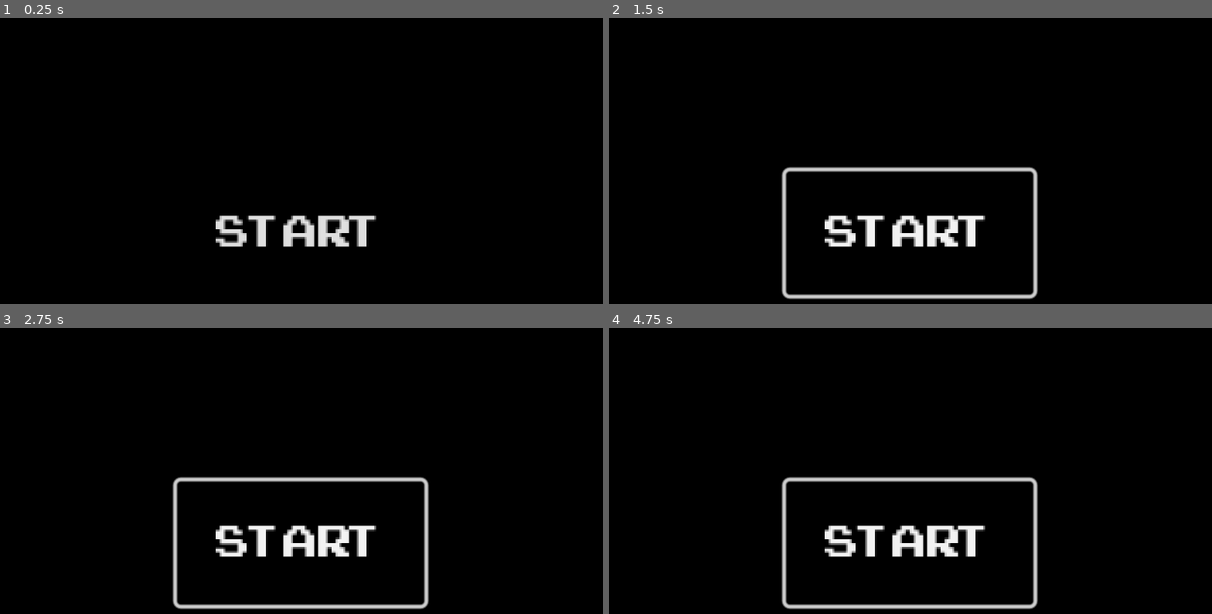
Above: before the commit, frames 1-4 (two rows, left to right).
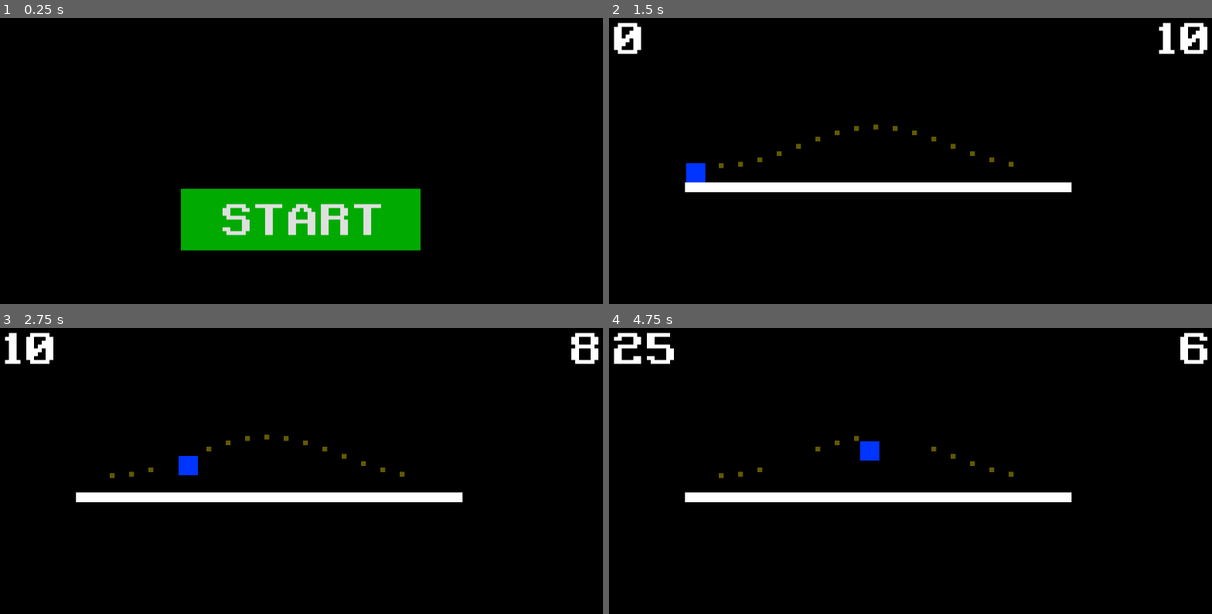
Above: after the commit, the same moments.

Repository: BridenJP/game-manager
Game: Godot game, scene res://game.tscn
Same seed, same stepped clock (60 frames per second), same inputs: the game is played once before the commit and once after it. Before the commit the project starts from res://start_scene.tscn.
Inputs (mouse positions are in pixels of both pictures, inside the frame that each line leads up to):
- Up to frame 1 (0.25 s): no input
- Up to frame 2 (1.5 s): click "START" at 0.5 s; click (910, 232) at 1.25 s, where only the run before the commit has a clickable "START"
- Up to frame 3 (2.75 s): tap Enter (ui_accept) at 2, 2.27 s; hold Right (ui_right) from 2.03 s (still down)
- Up to frame 4 (4.75 s): tap Enter (ui_accept) at 3.02, 4.52 s; release Right (ui_right) at 3.53 s; hold Left (ui_left) 3.53-4.28 s; hold Right (ui_right) from 4.28 s (still down)

The runs differ from the first frame. In frame 1, 8.4% of the frame differs, in the area x 30-70%, y 59-82%; in frame 2, 7.7%; in frame 3, 7.6%; in frame 4, 7.6%.

Commit message:
Using a game manager

Diff:
--- /dev/null
+++ b/game.gd
@@ -0,0 +1,70 @@
+extends Node2D
+
+enum GAME_STATE {Start, Playing, GameOver, Completed}
+
+const MAX_LEVELS: int = 2
+
+var state: GAME_STATE
+var level: int
+var level_node: Node # Our placeholder node where we will put the level scene
+var current_level: Level # The currently loaded level scene
+
+var score: int
+var time_left: int
+
+func _ready() -> void:
+	level_node = $Playing/Level
+	set_state(GAME_STATE.Start)
+
+func set_state(new_state: GAME_STATE) -> void:
+	state = new_state
+	$Overlay/StartScreen.visible = state == GAME_STATE.Start
+	$Overlay/GameOver.visible = state == GAME_STATE.GameOver
+	$Overlay/Completed.visible = state == GAME_STATE.Completed
+	$Playing.visible = state == GAME_STATE.Playing
+	$Playing/HUD.visible = state == GAME_STATE.Playing
+	level_node.visible = state == GAME_STATE.Playing
+
+func _on_start_screen_start_button_pressed() -> void:
+	score = 0
+	goto_level(1)
+	set_state(GAME_STATE.Playing)
+
+func free_level() -> void:
+	if current_level:
+		current_level.queue_free()
+		current_level = null
+
+func goto_level(new_level: int) -> void:
+	free_level()
+
+	level = new_level
+
+	var path: String = "res://levels/level" + str(level) + ".tscn"
+	current_level = load(path).instantiate()
+	current_level.connect("score_changed", _on_score_changed)
+	current_level.connect("level_cleared", _on_level_cleared)
+	level_node.add_child(current_level)
+
+	set_time_left(current_level.get_time_limit())
+	$LevelTimer.start()
+
+func set_time_left(t: int) -> void:
+	time_left = t
+	$Playing/HUD/TimerLabel.text = str(time_left)
+	if time_left <= 0:
+		set_state(GAME_STATE.GameOver)
+
+func _on_score_changed(points: int) -> void:
+	score += points
+	$Playing/HUD.show_score(score)
+
+func _on_level_cleared() -> void:
+	level += 1
+	if level <= MAX_LEVELS:
+		goto_level(level)
+	else:
+		set_state(GAME_STATE.Completed)
+
+func _on_level_timer_timeout() -> void:
+	set_time_left(time_left - 1)
--- /dev/null
+++ b/game.tscn
@@ -0,0 +1,34 @@
+[gd_scene load_steps=6 format=3 uid="uid://do0dfan443a7n"]
+
+[ext_resource type="Script" path="res://game.gd" id="1_72l2q"]
+[ext_resource type="PackedScene" uid="uid://uqn1xtwgqh6s" path="res://hud/hud.tscn" id="1_hodiw"]
+[ext_resource type="PackedScene" uid="uid://bwglkfs3esdoi" path="res://scenes/start_screen.tscn" id="3_dqsb4"]
+[ext_resource type="PackedScene" uid="uid://dgqo0pmoeseie" path="res://scenes/game_over.tscn" id="4_8dg20"]
+[ext_resource type="PackedScene" uid="uid://bq3idxuulvmox" path="res://scenes/completed.tscn" id="5_80hrs"]
+
+[node name="Game" type="Node2D"]
+script = ExtResource("1_72l2q")
+
+[node name="Bg" type="ColorRect" parent="."]
+offset_right = 1280.0
+offset_bottom = 960.0
+color = Color(0, 0, 0, 1)
+
+[node name="Playing" type="Node2D" parent="."]
+
+[node name="HUD" parent="Playing" instance=ExtResource("1_hodiw")]
+
+[node name="Level" type="Node2D" parent="Playing"]
+
+[node name="Overlay" type="Node2D" parent="."]
+
+[node name="StartScreen" parent="Overlay" instance=ExtResource("3_dqsb4")]
+
+[node name="GameOver" parent="Overlay" instance=ExtResource("4_8dg20")]
+
+[node name="Completed" parent="Overlay" instance=ExtResource("5_80hrs")]
+
+[node name="LevelTimer" type="Timer" parent="."]
+
+[connection signal="start_button_pressed" from="Overlay/StartScreen" to="." method="_on_start_screen_start_button_pressed"]
+[connection signal="timeout" from="LevelTimer" to="." method="_on_level_timer_timeout"]
--- /dev/null
+++ b/hud/hud.gd
@@ -0,0 +1,4 @@
+extends CanvasLayer
+
+func show_score(score: int) -> void:
+	$ScoreLabel.text = str(score)
--- /dev/null
+++ b/hud/hud.tscn
@@ -0,0 +1,30 @@
+[gd_scene load_steps=3 format=3 uid="uid://uqn1xtwgqh6s"]
+
+[ext_resource type="Script" path="res://hud/hud.gd" id="1_fa7la"]
+[ext_resource type="Theme" uid="uid://d882fr23msvy" path="res://themes/font_theme.tres" id="1_l6epy"]
+
+[node name="HUD" type="CanvasLayer"]
+script = ExtResource("1_fa7la")
+
+[node name="ScoreLabel" type="Label" parent="."]
+texture_filter = 3
+offset_left = 20.0
+offset_top = 20.0
+offset_right = 60.0
+offset_bottom = 43.0
+theme = ExtResource("1_l6epy")
+text = "0"
+
+[node name="TimerLabel" type="Label" parent="."]
+texture_filter = 3
+anchors_preset = 1
+anchor_left = 1.0
+anchor_right = 1.0
+offset_left = -88.0
+offset_top = 20.0
+offset_right = -20.0
+offset_bottom = 132.0
+grow_horizontal = 0
+theme = ExtResource("1_l6epy")
+text = "0"
+horizontal_alignment = 2
--- a/items/collectible.gd
+++ b/items/collectible.gd
@@ -1,7 +1,11 @@
 extends Area2D
+class_name Collectible
 
-signal collected(value)
+signal collected(points: int)
 
-func _on_body_entered(body):
-	emit_signal("collected", 5)
+func get_value() -> int:
+	return 1
+
+func _on_body_entered(body) -> void:
+	emit_signal("collected", get_value())
 	$AnimationPlayer.play("pickup")
--- a/items/collectible.tscn
+++ b/items/collectible.tscn
@@ -5,6 +5,45 @@
 
 [sub_resource type="RectangleShape2D" id="RectangleShape2D_wqh2u"]
 size = Vector2(10, 10)
+
+[sub_resource type="Animation" id="Animation_erw3n"]
+length = 0.001
+tracks/0/type = "value"
+tracks/0/imported = false
+tracks/0/enabled = true
+tracks/0/path = NodePath("ColorRect:visible")
+tracks/0/interp = 1
+tracks/0/loop_wrap = true
+tracks/0/keys = {
+"times": PackedFloat32Array(0),
+"transitions": PackedFloat32Array(1),
+"update": 1,
+"values": [true]
+}
+tracks/1/type = "value"
+tracks/1/imported = false
+tracks/1/enabled = true
+tracks/1/path = NodePath("CollisionShape2D:disabled")
+tracks/1/interp = 1
+tracks/1/loop_wrap = true
+tracks/1/keys = {
+"times": PackedFloat32Array(0),
+"transitions": PackedFloat32Array(1),
+"update": 1,
+"values": [false]
+}
+tracks/2/type = "value"
+tracks/2/imported = false
+tracks/2/enabled = true
+tracks/2/path = NodePath("AudioStreamPlayer:playing")
+tracks/2/interp = 1
+tracks/2/loop_wrap = true
+tracks/2/keys = {
+"times": PackedFloat32Array(0),
+"transitions": PackedFloat32Array(1),
+"update": 1,
+"values": [false]
+}
 
 [sub_resource type="Animation" id="Animation_6njh8"]
 resource_name = "pickup"
@@ -59,45 +98,6 @@
 }]
 }
 
-[sub_resource type="Animation" id="Animation_erw3n"]
-length = 0.001
-tracks/0/type = "value"
-tracks/0/imported = false
-tracks/0/enabled = true
-tracks/0/path = NodePath("ColorRect:visible")
-tracks/0/interp = 1
-tracks/0/loop_wrap = true
-tracks/0/keys = {
-"times": PackedFloat32Array(0),
-"transitions": PackedFloat32Array(1),
-"update": 1,
-"values": [true]
-}
-tracks/1/type = "value"
-tracks/1/imported = false
-tracks/1/enabled = true
-tracks/1/path = NodePath("CollisionShape2D:disabled")
-tracks/1/interp = 1
-tracks/1/loop_wrap = true
-tracks/1/keys = {
-"times": PackedFloat32Array(0),
-"transitions": PackedFloat32Array(1),
-"update": 1,
-"values": [false]
-}
-tracks/2/type = "value"
-tracks/2/imported = false
-tracks/2/enabled = true
-tracks/2/path = NodePath("AudioStreamPlayer:playing")
-tracks/2/interp = 1
-tracks/2/loop_wrap = true
-tracks/2/keys = {
-"times": PackedFloat32Array(0),
-"transitions": PackedFloat32Array(1),
-"update": 1,
-"values": [false]
-}
-
 [sub_resource type="AnimationLibrary" id="AnimationLibrary_dd67n"]
 _data = {
 "RESET": SubResource("Animation_erw3n"),
--- /dev/null
+++ b/items/collectible_bronze.gd
@@ -0,0 +1,4 @@
+extends Collectible
+
+func get_value() -> int:
+	return 5
--- /dev/null
+++ b/items/collectible_bronze.tscn
@@ -0,0 +1,10 @@
+[gd_scene load_steps=3 format=3 uid="uid://7rth2xauf7sa"]
+
+[ext_resource type="PackedScene" uid="uid://crqglqhj31gls" path="res://items/collectible.tscn" id="1_k6x7u"]
+[ext_resource type="Script" path="res://items/collectible_bronze.gd" id="2_7ejwp"]
+
+[node name="Collectible_Bronze" instance=ExtResource("1_k6x7u")]
+script = ExtResource("2_7ejwp")
+
+[node name="ColorRect" parent="." index="1"]
+color = Color(0.384314, 0.352941, 0, 1)
--- /dev/null
+++ b/items/collectible_gold.gd
@@ -0,0 +1,4 @@
+extends Collectible
+
+func get_value() -> int:
+	return 50
--- /dev/null
+++ b/items/collectible_gold.tscn
@@ -0,0 +1,10 @@
+[gd_scene load_steps=3 format=3 uid="uid://db4or64fps786"]
+
+[ext_resource type="PackedScene" uid="uid://crqglqhj31gls" path="res://items/collectible.tscn" id="1_wx6ya"]
+[ext_resource type="Script" path="res://items/collectible_gold.gd" id="2_o8t3l"]
+
+[node name="Collectible_Gold" instance=ExtResource("1_wx6ya")]
+script = ExtResource("2_o8t3l")
+
+[node name="ColorRect" parent="." index="1"]
+color = Color(0.894118, 0.772549, 0, 1)
--- /dev/null
+++ b/items/collectible_silver.gd
@@ -0,0 +1,4 @@
+extends Collectible
+
+func get_value() -> int:
+	return 10
--- /dev/null
+++ b/items/collectible_silver.tscn
@@ -0,0 +1,10 @@
+[gd_scene load_steps=3 format=3 uid="uid://bh3brruiymjr6"]
+
+[ext_resource type="PackedScene" uid="uid://crqglqhj31gls" path="res://items/collectible.tscn" id="1_7fdww"]
+[ext_resource type="Script" path="res://items/collectible_silver.gd" id="2_xowbp"]
+
+[node name="Collectible_Silver" instance=ExtResource("1_7fdww")]
+script = ExtResource("2_xowbp")
+
+[node name="ColorRect" parent="." index="1"]
+color = Color(0.494118, 0.596078, 0.741176, 1)
--- /dev/null
+++ b/levels/level.gd
@@ -0,0 +1,37 @@
+extends Node2D
+class_name Level
+
+signal score_changed
+signal level_cleared
+
+var score: int = 0
+var n_collectibles: int = 0
+var CollectibleBronze: PackedScene = preload("res://items/collectible_bronze.tscn")
+var CollectibleSilver: PackedScene = preload("res://items/collectible_silver.tscn")
+var CollectibleGold: PackedScene = preload("res://items/collectible_gold.tscn")
+
+func _ready() -> void:
+	make_items()
+
+func make_items() -> void:
+	pass
+
+func get_time_limit() -> int:
+	return 10
+
+func make_collectible(item_class: PackedScene, x: float, y: float) -> Collectible:
+	var collectible: Collectible = item_class.instantiate()
+	collectible.position = Vector2(x, y)
+	collectible.connect("collected", _on_collectible_collected)
+	collectible.connect("tree_exited", _on_collectible_destroyed)
+	add_child(collectible)
+	n_collectibles += 1
+	return collectible
+
+func _on_collectible_collected(points) -> void:
+	emit_signal("score_changed", points)
+
+func _on_collectible_destroyed() -> void:
+	n_collectibles -= 1
+	if n_collectibles <= 0:
+		emit_signal("level_cleared")
--- /dev/null
+++ b/levels/level.tscn
@@ -0,0 +1,9 @@
+[gd_scene load_steps=3 format=3 uid="uid://hayp32gjt6ks"]
+
+[ext_resource type="Script" path="res://levels/level.gd" id="1_cwxuu"]
+[ext_resource type="PackedScene" uid="uid://wee2q0633epi" path="res://player/player.tscn" id="2_v41jm"]
+
+[node name="Level" type="Node2D"]
+script = ExtResource("1_cwxuu")
+
+[node name="Player" parent="." instance=ExtResource("2_v41jm")]
--- a/levels/level1.gd
+++ b/levels/level1.gd
@@ -1,15 +1,5 @@
-extends Node2D
+extends Level
 
-var score = 0
-var Collectible = preload("res://collectible.tscn")
-
-func _ready():
-	for i in range(12):
-		var collectible = Collectible.instantiate()
-		collectible.position = Vector2(300 + 50 * i, 260)
-		collectible.connect("collected", _on_collectible_collected)
-		add_child(collectible)
-
-func _on_collectible_collected(value):
-	score += value
-	$Score.text = str(score)
+func make_items() -> void:
+	for i in range(16):
+		make_collectible(CollectibleBronze, 250 + 40 * i, 300 + 40 * cos(i * PI / 8))
--- a/levels/level1.tscn
+++ b/levels/level1.tscn
@@ -1,48 +1,13 @@
-[gd_scene load_steps=5 format=3 uid="uid://r1utwup4ctxs"]
+[gd_scene load_steps=4 format=3 uid="uid://r1utwup4ctxs"]
 
 [ext_resource type="Script" path="res://levels/level1.gd" id="1_c15x1"]
-[ext_resource type="Script" path="res://player/player.gd" id="2_fj4oi"]
-
-[sub_resource type="RectangleShape2D" id="RectangleShape2D_3d5k7"]
-size = Vector2(40, 40)
-
-[sub_resource type="RectangleShape2D" id="RectangleShape2D_yw5bs"]
-size = Vector2(800, 20)
+[ext_resource type="PackedScene" uid="uid://dm6748sytk4rf" path="res://platforms/platform.tscn" id="2_sooga"]
+[ext_resource type="PackedScene" uid="uid://wee2q0633epi" path="res://player/player.tscn" id="3_phodw"]
 
 [node name="Level1" type="Node2D"]
 script = ExtResource("1_c15x1")
 
-[node name="Player" type="CharacterBody2D" parent="."]
-position = Vector2(197, 354)
-script = ExtResource("2_fj4oi")
-
-[node name="ColorRect" type="ColorRect" parent="Player"]
-offset_left = -20.0
-offset_top = -20.0
-offset_right = 20.0
-offset_bottom = 20.0
-color = Color(0, 0.203922, 1, 1)
-metadata/_edit_use_anchors_ = true
-
-[node name="CollisionShape2D" type="CollisionShape2D" parent="Player"]
-shape = SubResource("RectangleShape2D_3d5k7")
-
-[node name="RigidBody2D" type="StaticBody2D" parent="."]
+[node name="Platform" parent="." instance=ExtResource("2_sooga")]
 position = Vector2(575, 385)
 
-[node name="ColorRect" type="ColorRect" parent="RigidBody2D"]
-offset_left = -400.0
-offset_top = -10.0
-offset_right = 400.0
-offset_bottom = 10.0
-metadata/_edit_use_anchors_ = true
-
-[node name="CollisionShape2D" type="CollisionShape2D" parent="RigidBody2D"]
-shape = SubResource("RectangleShape2D_yw5bs")
-
-[node name="Score" type="Label" parent="."]
-offset_left = 20.0
-offset_top = 20.0
-offset_right = 60.0
-offset_bottom = 43.0
-text = "0"
+[node name="Player" parent="." instance=ExtResource("3_phodw")]
--- /dev/null
+++ b/levels/level2.gd
@@ -0,0 +1,11 @@
+extends Level
+
+func make_items() -> void:
+	for i in range(16):
+		make_collectible(CollectibleSilver, 250 + 40 * i, 300 + 40 * cos(i * PI / 8))
+
+	for i in range(16):
+		make_collectible(CollectibleGold, 280 + 40 * i, 580 + 40 * cos(i * PI / 8))
+
+func get_time_limit() -> int:
+	return 12
--- /dev/null
+++ b/levels/level2.tscn
@@ -0,0 +1,16 @@
+[gd_scene load_steps=4 format=3 uid="uid://dibm7b2f0ix41"]
+
+[ext_resource type="Script" path="res://levels/level2.gd" id="1_ovrhr"]
+[ext_resource type="PackedScene" uid="uid://dm6748sytk4rf" path="res://platforms/platform.tscn" id="2_kog2r"]
+[ext_resource type="PackedScene" uid="uid://wee2q0633epi" path="res://player/player.tscn" id="3_v1ccl"]
+
+[node name="Level2" type="Node2D"]
+script = ExtResource("1_ovrhr")
+
+[node name="Platform" parent="." instance=ExtResource("2_kog2r")]
+position = Vector2(575, 385)
+
+[node name="Platform2" parent="." instance=ExtResource("2_kog2r")]
+position = Vector2(695, 657)
+
+[node name="Player" parent="." instance=ExtResource("3_v1ccl")]
--- /dev/null
+++ b/platforms/platform.tscn
@@ -0,0 +1,16 @@
+[gd_scene load_steps=2 format=3 uid="uid://dm6748sytk4rf"]
+
+[sub_resource type="RectangleShape2D" id="RectangleShape2D_yw5bs"]
+size = Vector2(800, 20)
+
+[node name="Platform" type="StaticBody2D"]
+
+[node name="ColorRect" type="ColorRect" parent="."]
+offset_left = -400.0
+offset_top = -10.0
+offset_right = 400.0
+offset_bottom = 10.0
+metadata/_edit_use_anchors_ = true
+
+[node name="CollisionShape2D" type="CollisionShape2D" parent="."]
+shape = SubResource("RectangleShape2D_yw5bs")
--- /dev/null
+++ b/player/player.tscn
@@ -0,0 +1,21 @@
+[gd_scene load_steps=3 format=3 uid="uid://wee2q0633epi"]
+
+[ext_resource type="Script" path="res://player/player.gd" id="1_gl3wp"]
+
+[sub_resource type="RectangleShape2D" id="RectangleShape2D_3d5k7"]
+size = Vector2(40, 40)
+
+[node name="Player" type="CharacterBody2D"]
+position = Vector2(197, 354)
+script = ExtResource("1_gl3wp")
+
+[node name="ColorRect" type="ColorRect" parent="."]
+offset_left = -20.0
+offset_top = -20.0
+offset_right = 20.0
+offset_bottom = 20.0
+color = Color(0, 0.203922, 1, 1)
+metadata/_edit_use_anchors_ = true
+
+[node name="CollisionShape2D" type="CollisionShape2D" parent="."]
+shape = SubResource("RectangleShape2D_3d5k7")
--- a/project.godot
+++ b/project.godot
@@ -11,9 +11,13 @@
 [application]
 
 config/name="collectible-score"
-run/main_scene="res://start_scene.tscn"
+run/main_scene="res://game.tscn"
 config/features=PackedStringArray("4.2", "Forward Plus")
 config/icon="res://icon.svg"
+
+[debug]
+
+gdscript/warnings/untyped_declaration=1
 
 [display]
 
--- /dev/null
+++ b/scenes/completed.tscn
@@ -0,0 +1,28 @@
+[gd_scene load_steps=3 format=3 uid="uid://bq3idxuulvmox"]
+
+[ext_resource type="Theme" uid="uid://d882fr23msvy" path="res://themes/font_theme.tres" id="1_8qv5d"]
+
+[sub_resource type="StyleBoxFlat" id="StyleBoxFlat_e3k8i"]
+bg_color = Color(0, 0.666667, 0, 1)
+
+[node name="Completed" type="Node2D"]
+
+[node name="Button" type="Button" parent="."]
+texture_filter = 3
+offset_left = 324.0
+offset_top = 612.0
+offset_right = 952.0
+offset_bottom = 724.0
+theme = ExtResource("1_8qv5d")
+theme_override_styles/normal = SubResource("StyleBoxFlat_e3k8i")
+text = "PLAY AGAIN"
+
+[node name="Label" type="Label" parent="."]
+offset_left = 348.0
+offset_top = 224.0
+offset_right = 924.0
+offset_bottom = 336.0
+theme = ExtResource("1_8qv5d")
+text = "YOU WIN!"
+horizontal_alignment = 1
+vertical_alignment = 1
--- /dev/null
+++ b/scenes/game_over.tscn
@@ -0,0 +1,28 @@
+[gd_scene load_steps=3 format=3 uid="uid://dgqo0pmoeseie"]
+
+[ext_resource type="Theme" uid="uid://d882fr23msvy" path="res://themes/font_theme.tres" id="1_a54di"]
+
+[sub_resource type="StyleBoxFlat" id="StyleBoxFlat_e3k8i"]
+bg_color = Color(0, 0.666667, 0, 1)
+
+[node name="GameOver" type="Node2D"]
+
+[node name="Button" type="Button" parent="."]
+texture_filter = 3
+offset_left = 324.0
+offset_top = 612.0
+offset_right = 952.0
+offset_bottom = 724.0
+theme = ExtResource("1_a54di")
+theme_override_styles/normal = SubResource("StyleBoxFlat_e3k8i")
+text = "PLAY AGAIN"
+
+[node name="Label" type="Label" parent="."]
+offset_left = 348.0
+offset_top = 224.0
+offset_right = 924.0
+offset_bottom = 336.0
+theme = ExtResource("1_a54di")
+text = "GAME OVER"
+horizontal_alignment = 1
+vertical_alignment = 1
--- /dev/null
+++ b/scenes/start_screen.gd
@@ -0,0 +1,6 @@
+extends Node2D
+
+signal start_button_pressed
+
+func _on_start_button_pressed() -> void:
+	emit_signal("start_button_pressed")
--- /dev/null
+++ b/scenes/start_screen.tscn
@@ -0,0 +1,22 @@
+[gd_scene load_steps=4 format=3 uid="uid://bwglkfs3esdoi"]
+
+[ext_resource type="Script" path="res://scenes/start_screen.gd" id="1_dr6cu"]
+[ext_resource type="Theme" uid="uid://d882fr23msvy" path="res://themes/font_theme.tres" id="1_smrf5"]
+
+[sub_resource type="StyleBoxFlat" id="StyleBoxFlat_e3k8i"]
+bg_color = Color(0, 0.666667, 0, 1)
+
+[node name="StartScreen" type="Node2D"]
+script = ExtResource("1_dr6cu")
+
+[node name="StartButton" type="Button" parent="."]
+texture_filter = 3
+offset_left = 392.0
+offset_top = 388.0
+offset_right = 888.0
+offset_bottom = 516.0
+theme = ExtResource("1_smrf5")
+theme_override_styles/normal = SubResource("StyleBoxFlat_e3k8i")
+text = "START"
+
+[connection signal="pressed" from="StartButton" to="." method="_on_start_button_pressed"]
--- a/start_scene.tscn
+++ /dev/null
@@ -1,25 +0,0 @@
-[gd_scene load_steps=3 format=3 uid="uid://bwglkfs3esdoi"]
-
-[ext_resource type="FontFile" uid="uid://bir5psn1xxyxh" path="res://fonts/ARCADECLASSIC.TTF" id="1_kt8k5"]
-
-[sub_resource type="Theme" id="Theme_p6slm"]
-default_font = ExtResource("1_kt8k5")
-default_font_size = 32
-
-[node name="StartScene" type="Node2D"]
-scale = Vector2(4, 4)
-
-[node name="ColorRect" type="ColorRect" parent="."]
-offset_right = 321.0
-offset_bottom = 242.0
-color = Color(0, 0, 0, 1)
-
-[node name="Button" type="Button" parent="."]
-texture_filter = 3
-offset_left = 96.0
-offset_top = 88.0
-offset_right = 224.0
-offset_bottom = 152.0
-theme = SubResource("Theme_p6slm")
-text = "START"
-flat = true
--- /dev/null
+++ b/themes/font_theme.tres
@@ -0,0 +1,7 @@
+[gd_resource type="Theme" load_steps=2 format=3 uid="uid://d882fr23msvy"]
+
+[ext_resource type="FontFile" uid="uid://byycyc25net55" path="res://fonts/Retro Gaming.ttf" id="1_7w52g"]
+
+[resource]
+default_font = ExtResource("1_7w52g")
+default_font_size = 88
Binary file removed: fonts/ARCADECLASSIC.TTF
Binary file added: fonts/Retro Gaming.ttf
Not shown, changed: fonts/Retro Gaming.ttf.import
Not shown, removed: fonts.md
Not shown, added: gamB6A7.tmp
Not shown, added: gamD204.tmp
Not shown, added: gamF757.tmp
Not shown, added: levels/lev9FC4.tmp
